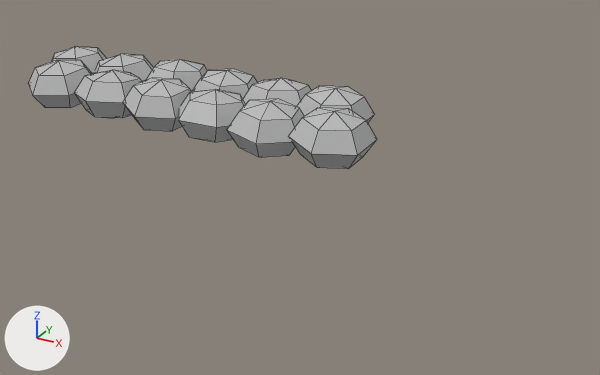
One commit to the FBX model SengokuExpress/Assets/Art/Meshes/Environmet/TreeWall/env_treewall_mesh_02.fbx: the scene before it, then after it.
One viewpoint serves both versions: a 50 mm camera at (14.3, -22.9, 23.2) aimed at (-1.7, 6.2, 8.6). Lighting does not change. The marker at lower left points along +X, +Y and +Z. Mesh edges are drawn as thin lines. Where no turn or scale is listed for an object, it has been applied to the vertices.

Before the edit, the objects in view are built like this:
```python
me_mesh = bpy.data.meshes.new('Mesh')
me_mesh.from_pydata(...)  # 240 vertices, 288 faces; spans x -10.8..10.8, y -3.8..3.8, z 9.2..11.8
me_mesh.materials.append(mat_lambert12)  # grey #bcbcbc
ob_polysurface58 = bpy.data.objects.new('polySurface58', me_mesh)
ob_polysurface58.location = (-10.48, 10.37, -0.27)
```
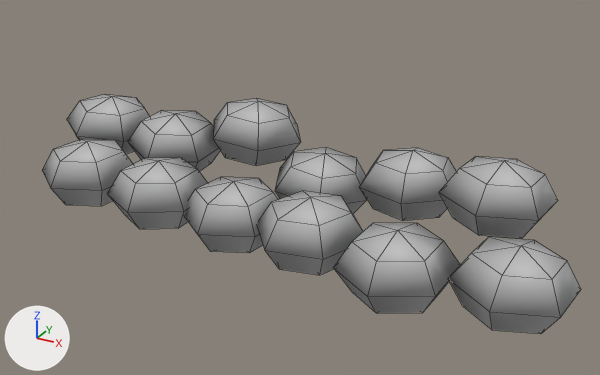
The change, as a diff of the scene's bpy script:
```diff
--- a/SengokuExpress/Assets/Art/Meshes/Environmet/TreeWall/env_treewall_mesh_02.fbx.py
+++ b/SengokuExpress/Assets/Art/Meshes/Environmet/TreeWall/env_treewall_mesh_02.fbx.py
@@ me_mesh @@
 me_mesh.from_pydata(...)  # 240 vertices, 288 faces; spans x -10.8..10.8, y -3.8..3.8, z 9.2..11.8
 # used by ob_polysurface58; location = (-10.48, 10.37, -0.27)
+# me_mesh part 1: the loose piece of 20 vertices spanning x -2.4..1.2, y -3.5..0.5, z 9.2..11.8 is turned 59.3 degrees about the z axis through its middle, then moved by (8.3, 2.8, -9.7)
+# me_mesh part 2: the loose piece of 20 vertices spanning x 0.7..4.7, y -3.5..0.2, z 9.2..11.8 is multiplied about its middle by the matrix ((0.914, 0.402, -0.059), (-0.404, 0.914, -0.03), (0.042, 0.052, 0.998)), then moved by (1.4, 4.2, -10.4)
+# me_mesh part 3: the loose piece of 20 vertices spanning x -7.5..-3.6, y -0.4..3.4, z 9.2..11.8 is turned 162.1 degrees about the z axis through its middle, then moved by (6.2, 0.5, -10.9)
+# me_mesh part 4: the loose piece of 20 vertices spanning x -9.4..-5.7, y -3.2..0.8, z 9.2..11.8 is turned 101.8 degrees about the z axis through its middle, then moved by (4.7, 4.1, -9.7)
+# me_mesh part 5: the loose piece of 20 vertices spanning x -5.6..-2.2, y -3.4..0.6, z 9.2..11.8 is turned -118 degrees about the z axis through its middle, then moved by (-1.9, 2.8, -10.2)
+# me_mesh part 6: the loose piece of 20 vertices spanning x -4.2..-0.2, y 0.2..3.8, z 9.2..11.8 is turned -32 degrees about the z axis through its middle, then moved by (-7.2, -0.4, -10.1)
+# me_mesh part 7: the loose piece of 20 vertices spanning x -10.8..-6.9, y -0.4..3.4, z 9.2..11.8 is turned -166.7 degrees about the z axis through its middle, then moved by (18.2, -3.6, -10.9)
+# me_mesh part 8: the loose piece of 20 vertices spanning x 5.8..9.3, y -0.6..3.4, z 9.2..11.8 is multiplied about its middle by the matrix ((0.995, 0.035, -0.089), (-0.035, 0.999, 0.013), (0.089, -0.009, 0.996)), then moved by (-1.8, -4.1, -10.9)
+# me_mesh part 9: the loose piece of 20 vertices spanning x -0.7..3.2, y -0.3..3.4, z 9.2..11.8 is multiplied about its middle by the matrix ((0.936, -0.338, -0.101), (0.339, 0.941, -0.016), (0.1, -0.019, 0.995)), then moved by (1.1, -3.5, -10.9)
+# me_mesh part 10: the loose piece of 20 vertices spanning x 2.6..6.3, y -0.4..3.5, z 9.2..11.8 is multiplied about its middle by the matrix ((0.291, 0.953, -0.083), (-0.957, 0.289, -0.035), (-0.009, 0.089, 0.996)), then moved by (-5.5, -3.1, -11.2)
+# me_mesh part 11: the loose piece of 20 vertices spanning x 7.3..10.8, y -3.7..0.3, z 9.2..11.8 is multiplied about its middle by the matrix ((0.996, -0.039, -0.079), (0.043, 0.998, 0.043), (0.077, -0.046, 0.996)), then moved by (-13.3, -0.1, -10.9)
+# me_mesh part 12: the loose piece of 20 vertices spanning x 3.9..7.8, y -3.8..0.0, z 9.2..11.8 is multiplied about its middle by the matrix ((0.77, -0.633, -0.082), (0.633, 0.774, -0.036), (0.086, -0.024, 0.996)), then moved by (-13.7, 0.4, -10.9)
 me_mesh.materials.append(mat_lambert12)
@@ ob_polysurface58 @@
 ob_polysurface58 = bpy.data.objects.new('polySurface58', me_mesh)
-ob_polysurface58.location = (-10.48, 10.37, -0.27)
+ob_polysurface58.location = (0.09, 1.41, 10.86)
```

Changed parts and their boxes (x1, y1, x2, y2) in the pictures (600 x 375 px; the box of a moved part takes in the faces that stretch with it):
'polySurface58', reshaped, moved (54% wider, 96% taller): before (28, 47, 377, 169); after (42, 94, 581, 334)
part 1 of me_mesh, moved or reshaped: before (124, 78, 192, 131); after (439, 156, 558, 238)
part 2 of me_mesh, moved or reshaped: before (179, 89, 245, 142); after (359, 148, 456, 221)
part 3 of me_mesh, moved or reshaped: before (94, 54, 154, 82); after (275, 148, 367, 214)
part 4 of me_mesh, moved or reshaped: before (28, 60, 92, 108); after (213, 98, 301, 166)
part 5 of me_mesh, moved or reshaped: before (74, 70, 142, 118); after (128, 110, 221, 171)
part 6 of me_mesh, moved or reshaped: before (146, 59, 207, 91); after (67, 94, 150, 154)
part 7 of me_mesh, moved or reshaped: before (52, 47, 106, 74); after (448, 237, 581, 334)
part 8 of me_mesh, moved or reshaped: before (297, 86, 375, 123); after (333, 223, 460, 313)
part 9 of me_mesh, moved or reshaped: before (192, 69, 257, 99); after (257, 191, 363, 275)
part 10 of me_mesh, moved or reshaped: before (243, 78, 312, 107); after (184, 177, 278, 253)
part 11 of me_mesh, moved or reshaped: before (289, 108, 377, 169); after (107, 158, 208, 229)
part 12 of me_mesh, moved or reshaped: before (227, 99, 304, 157); after (42, 139, 133, 206)
